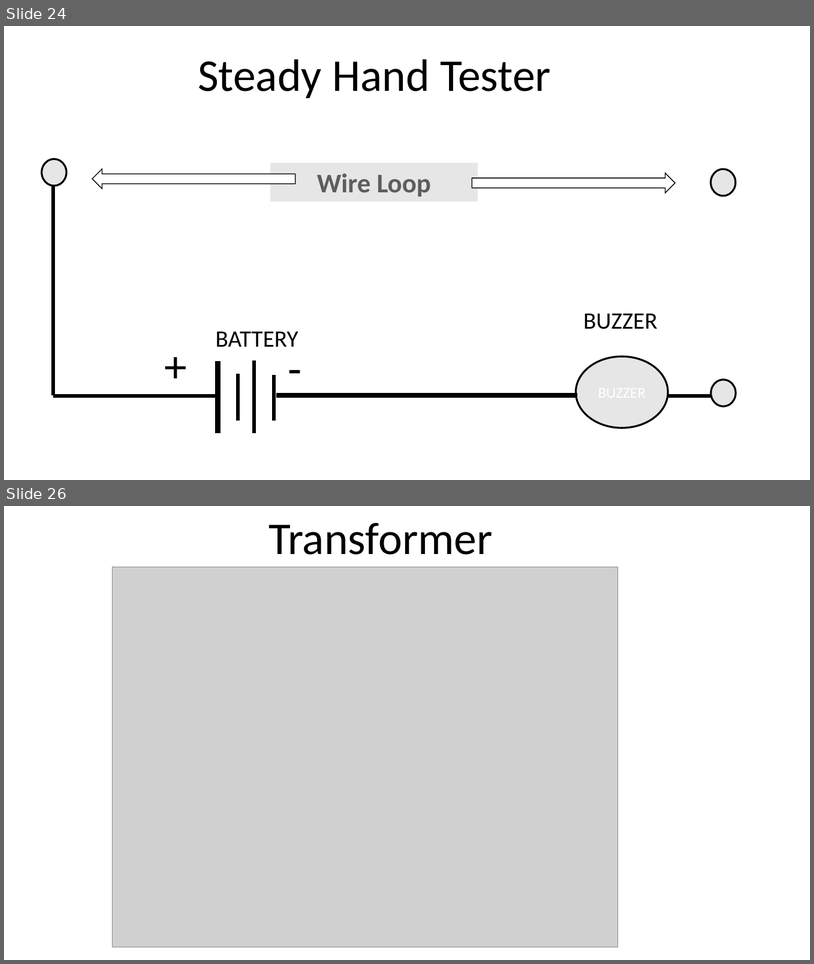
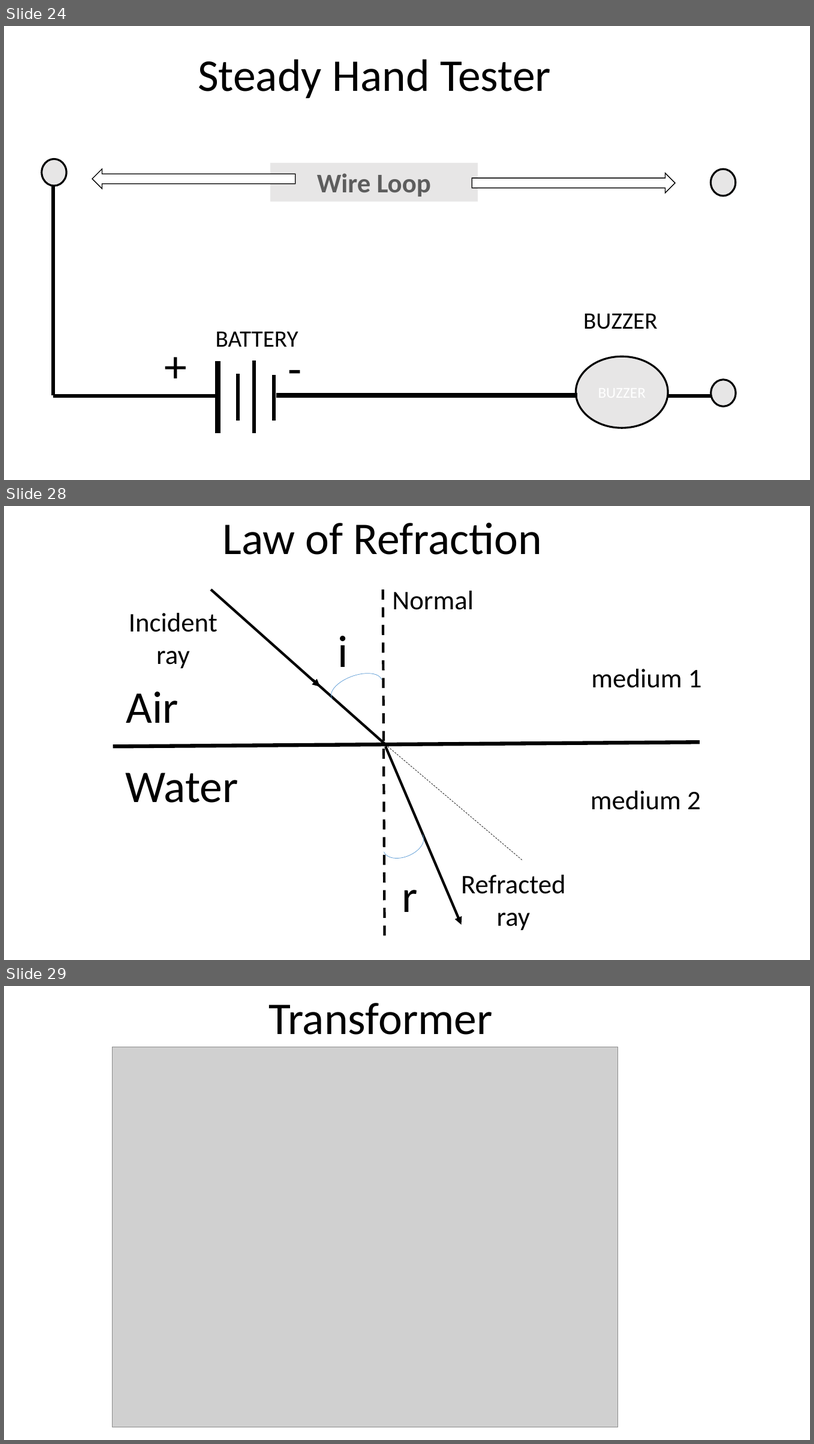
Before and after one commit to infocelab/embedded-projects, a slide deck: Documents/projects for schools.pptx. Shown one above the other, each under a label of ours: slides 24 and 26 before the commit, slides 24, 28 and 29 after it; the slides between them are not shown. The pictures are 814x964 and 814x1444 pixels, drawn with LibreOffice and Linux fonts; fonts in the diff are those of the drawing; grey boxes stand for pictures. Boxes give left, top, right and bottom in pixels: in the first picture for what was removed or moved away, otherwise in the second. Text is boxed around its words. In the diff, an @@ line names an element or a change of style, - is before the commit and + after.

```diff
--- a/Documents/projects for schools.pptx
+++ b/Documents/projects for schools.pptx
@@ slide 28 added at (4, 506, 810, 960), background #FFFFFF @@
@@ text added at (222, 522, 542, 555), 54 pt, text #000000 @@
+Law of Refraction
@@ arrow added from (211, 589) to (320, 687), #000000 3 pt @@
@@ line added from (383, 589) to (385, 936), #000000 3 pt dashed @@
@@ text added at (392, 591, 474, 610), 32 pt, text #000000 @@
+Normal
@@ text added at (129, 613, 218, 669), 32 pt, text #000000 @@
+Incident ray
@@ text added at (338, 636, 348, 667), 54 pt, text #000000 @@
+i
@@ arc (boxed as its full ellipse) added at (327, 667, 386, 709), outline #5B9BD5 0.5 pt @@
@@ line added from (313, 679) to (387, 746), #000000 3 pt @@
@@ text added at (591, 669, 702, 688), 32 pt, text #000000 @@
+medium 1
@@ text added at (126, 691, 179, 723), 54 pt, text #000000 @@
+Air
@@ line added from (113, 746) to (700, 742), #000000 4.5 pt @@
@@ arrow added from (386, 746) to (461, 925), #000000 3 pt @@
@@ line added from (386, 744) to (522, 860), #000000 0.5 pt dashed @@
@@ text added at (125, 772, 239, 802), 54 pt, text #000000 @@
+Water
@@ text added at (591, 790, 701, 810), 32 pt, text #000000 @@
+medium 2
@@ arc (boxed as its full ellipse) added at (380, 823, 428, 864), outline #5B9BD5 0.5 pt @@
@@ text added at (461, 874, 566, 930), 32 pt, text #000000 @@
+Refracted ray
@@ text added at (402, 889, 418, 912), 54 pt, text #000000 @@
+r
@@ what was slide 26 is now slide 29 @@
```
Also in this commit, not shown: 3 slides changed, 18 other slides added, 2 slides removed.
